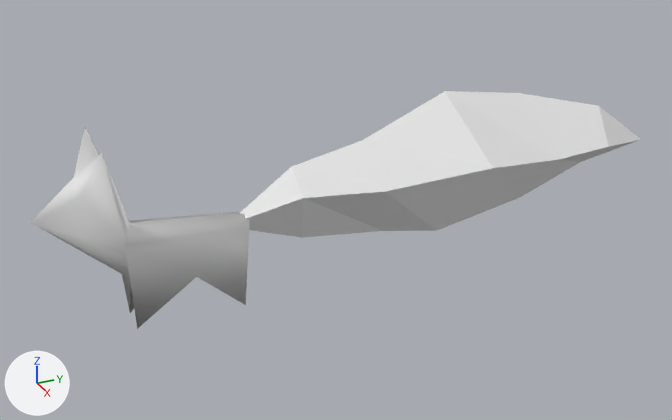
Renders of the Blender file assets/lisek.blend from each side of a commit.
Rendered twice from a camera (50 mm lens) standing at (5.58, -0.98, 3.34) and looking at (-0.07, 1.56, 0.51). Arrows for +X, +Y and +Z are at lower left; the lights stay in place.

Names of what the first picture shows: 'Lisek', 'Ogon'.
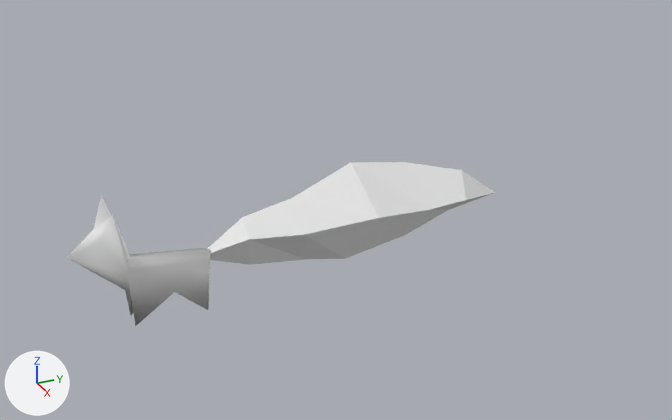
Changed parts and their boxes [x1, y1, x2, y2] in the pictures (672 x 420 px):
'Ogon', moved, rescaled (28% narrower, 30% shorter): before [240, 91, 641, 238]; after [207, 162, 495, 265]
'Lisek', rescaled (34% narrower, 35% shorter): before [30, 127, 250, 329]; after [66, 195, 211, 326]

The change, as a list of edits to the scene's bpy script:
```text
Change ob_lisek:
    ob_lisek.scale: (0.22, 0.22, 0.22) -> (0.146, 0.146, 0.146)
Change ob_ogon:
    ob_ogon.location: (0.0, 0.976, 0.584) -> (0.0, 0.672, 0.384)
    ob_ogon.scale: (0.22, 0.22, 0.22) -> (0.147, 0.147, 0.147)
```
